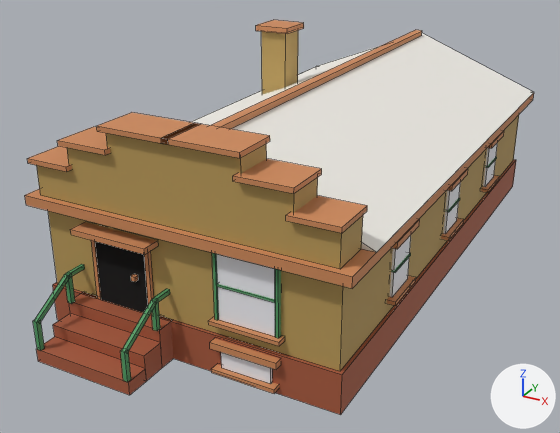
The Blender file assets/managed-models/buildings/house-1x2-1f-dutch-a/house-1x2-1f-dutch-a.blend as it was, and as the next commit left it.
Both versions are drawn from a camera (50 mm lens) standing at (1.096, -2.262, 1.228) and looking at (-0.07, -0.14, 0.167). Arrows for +X, +Y and +Z are at lower right; the lights stay in place. The first picture is the older version. Mesh edges are drawn as thin lines.

The older version as bpy lines, for what is in view:
```python
me_house_1x2_1f_dutch_a = bpy.data.meshes.new('house-1x2-1f-dutch-a')
me_house_1x2_1f_dutch_a.from_pydata(...)  # 624 vertices, 464 faces; spans x -0.5..0.5, y -1.0..1.0, z 0.0..0.73
me_house_1x2_1f_dutch_a.materials.append(mat_m_house_1x2_1f_dutch_a)
ob_house_1x2_1f_dutch_a = bpy.data.objects.new('house-1x2-1f-dutch-a', me_house_1x2_1f_dutch_a)
ob_house_1x2_1f_dutch_a.location = (0.0, 0.0, 0.0)
```
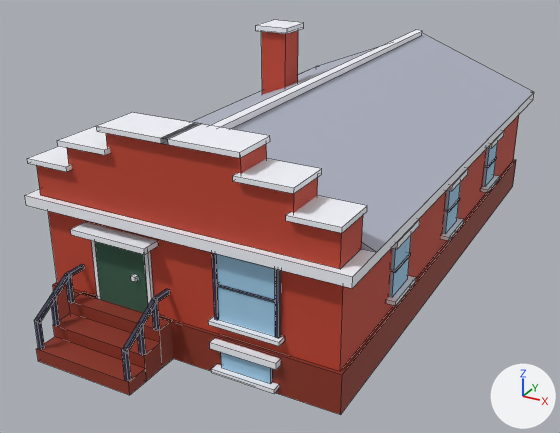
The change, as a list of edits to the scene's bpy script:
```text
Change me_house_1x2_1f_dutch_a:
    used by ob_house_1x2_1f_dutch_a; location = (0.0, 0.0, 0.0)
    remove me_house_1x2_1f_dutch_a.from_pydata(...)  # 624 vertices, 464 faces; spans x -0.5..0.5, y -1.0..1.0, z 0.0..0.73
    add me_house_1x2_1f_dutch_a.from_pydata(...)  # 640 vertices, 476 faces; spans x -0.5..0.5, y -1.0..1.0, z 0.0..0.73
    me_house_1x2_1f_dutch_a part 1: a new loose piece, a box spanning x -0.356..-0.344, y -0.931..-0.919, z 0.08..0.172, in mat_m_house_1x2_1f_dutch_a
    me_house_1x2_1f_dutch_a part 2: a new loose piece, a box spanning x -0.056..-0.044, y -0.931..-0.919, z 0.08..0.172, in mat_m_house_1x2_1f_dutch_a
    me_house_1x2_1f_dutch_a part 3
    18 faces are deleted
    18 new faces join them
    me_house_1x2_1f_dutch_a part 4
    2 vertices are removed from x -0.06..-0.04, y -0.99, z 0.13
    19 faces are deleted
    2 vertices are added at (-0.04, -0.98, 0.13), (-0.06, -0.98, 0.13)
    19 new faces join them
    me_house_1x2_1f_dutch_a part 5: 427 kept faces spanning x -0.5..0.5, y -1.0..1.0, z 0.0..0.73 get new texture (UV) coordinates
```

Location of each change, [x1, y1, x2, y2] in pixels of the pictures (560 x 433 px; the box of a moved part takes in the faces that stretch with it):
part 1 of me_house_1x2_1f_dutch_a, added: after [50, 296, 60, 326]
part 2 of me_house_1x2_1f_dutch_a, added: after [137, 324, 146, 355]
part 3 of me_house_1x2_1f_dutch_a, moved or reshaped: before [33, 265, 85, 350]; after [34, 265, 85, 350]
part 4 of me_house_1x2_1f_dutch_a, moved or reshaped: before [120, 290, 170, 382]; after [122, 290, 170, 381]
part 5 of me_house_1x2_1f_dutch_a, surface changed: [25, 20, 534, 415] in both
